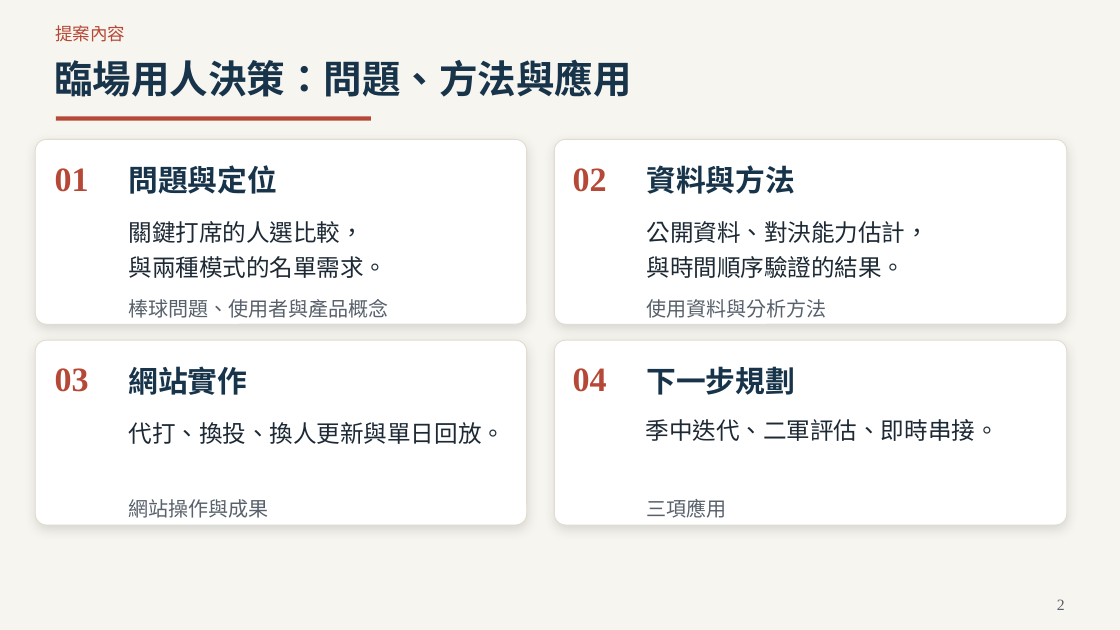
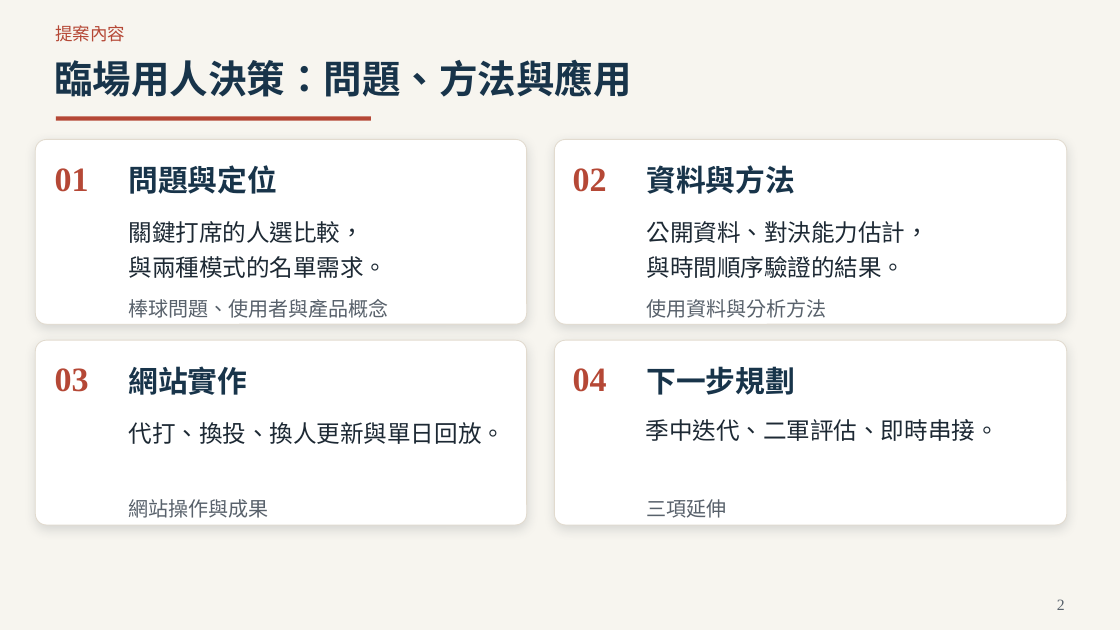
Before and after one commit to Da-Xiong-Chen/baseball_project, a slide deck: slide 2 of presentations/competition-2026/sync-20261115/一球兩面_臨場用人決策_2026球季版_38頁.pptx. Drawn at 1120x630 pixels with LibreOffice and Linux fonts; fonts in the diff are those of the drawing. Boxes give left, top, right and bottom in pixels: in the first picture for what was removed or moved away, otherwise in the second. Text is boxed around its words. In the diff, an @@ line names an element or a change of style, - is before the commit and + after.

```diff
--- a/presentations/competition-2026/sync-20261115/一球兩面_臨場用人決策_2026球季版_38頁.pptx
+++ b/presentations/competition-2026/sync-20261115/一球兩面_臨場用人決策_2026球季版_38頁.pptx
@@ text at <box>647,499,727,518</box>: text changed @@
-三項應用
+三項延伸
```
Also in this commit, not shown: 12 other slides changed, 2 other files.
